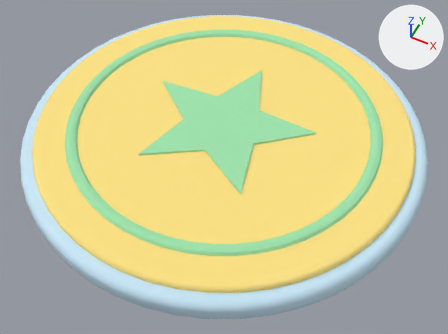
Before and after pictures for a commit that changed the OBJ model assets/meshes/DiceDashPadStart.obj.
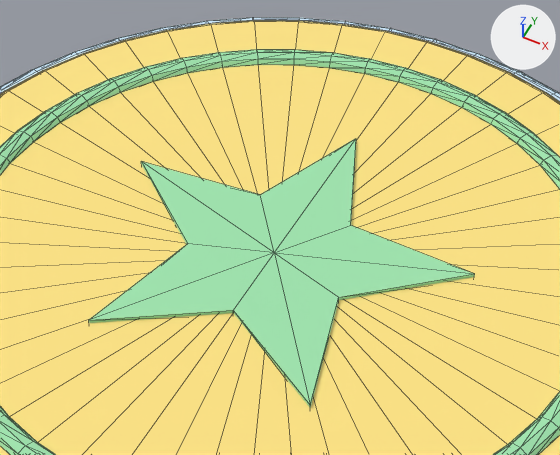
There are two pictures of each version: one whole from a 50 mm lens placed at (7.41, -14.81, 17.25), pointed at (0.43, -0.84, -0.21), one close up on the part from 22% to 79% of the width and 2% to 65% of the height. The lights are fixed; the arrows at upper right show +X, +Y and +Z. The first two pictures are the older version. The close-ups show mesh edges as thin lines. Where no turn or scale is listed for an object, it has been applied to the vertices. Vertices at exactly the same position are counted once.

The first close-up shows 'Base', 'Icon', 'Top'.
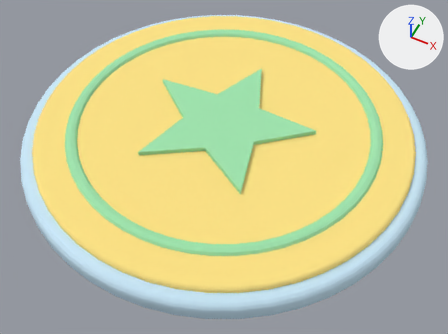
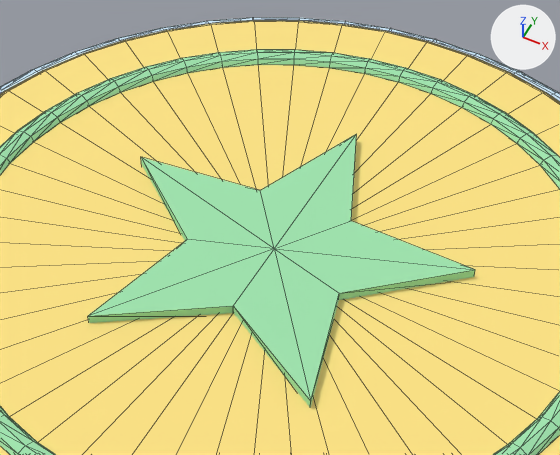
Where the change shows, as pixel boxes (x1, y1, x2, y2) in the close-ups (560 x 455 px; the box of a moved part takes in the faces that stretch with it):
'Icon', reshaped, shading changed: (0, 49, 560, 455) in both
part 1 of me_icon, moved or reshaped: before (89, 139, 475, 408); after (88, 134, 475, 408)
part 2 of me_icon, shading changed: (89, 139, 475, 408) in both

The change in detail:
me_icon is used by ob_icon; location (0.0, 0.0, 0.0).
me_icon had 406 vertices, 808 faces and spanned x -5.82..5.82, y -5.82..5.82, z 0.98..1.24.
me_icon now has 406 vertices, 808 faces and spans x -5.82..5.82, y -5.82..5.82, z 0.98..1.27.
me_icon part 1: all 11 vertices in x -3.23..3.23, y -2.75..3.4, z 1.17 are moved by (0.0, 0.0, 0.1).
me_icon part 2: all faces are now shaded flat (808 of 808 changed).
